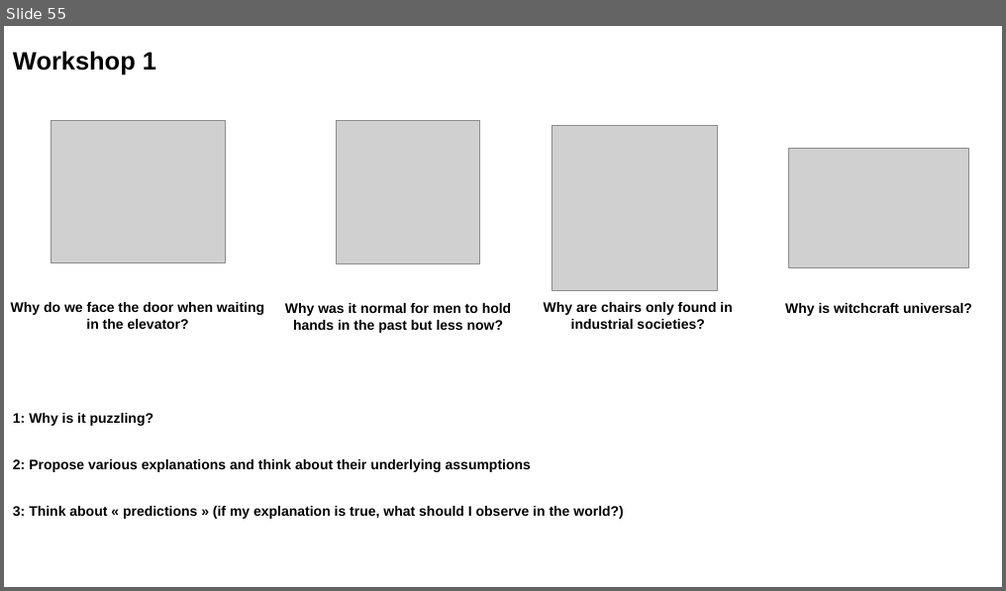
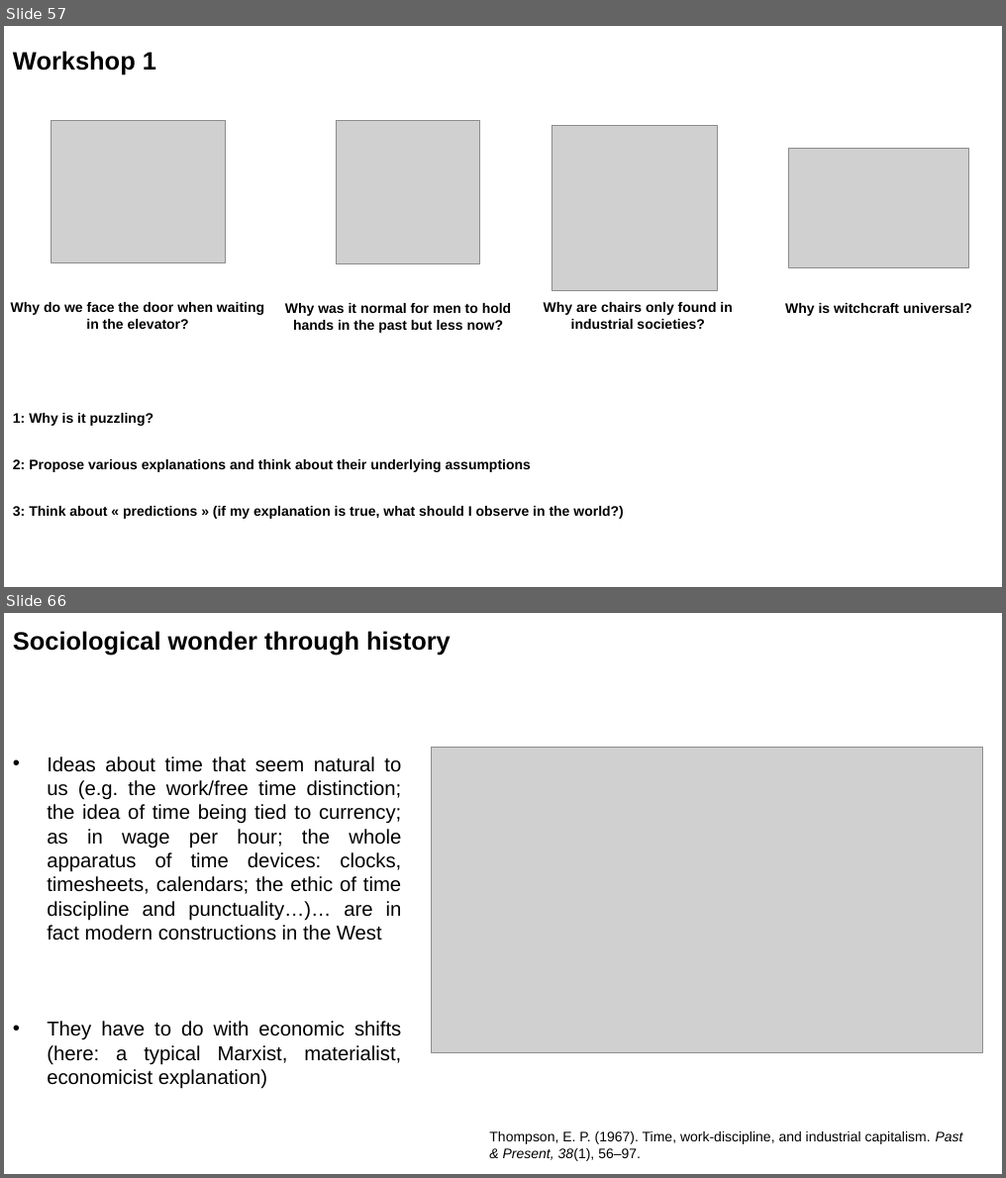
Before and after one commit to aminelasso/SOC501-2026, a slide deck: Week 1/Week 1.pptx. Shown one above the other, each under a label of ours: slide 55 before the commit, slides 57 and 66 after it; the slides between them are not shown. The pictures are 1006x591 and 1006x1178 pixels, drawn with LibreOffice and Linux fonts; fonts in the diff are those of the drawing; grey boxes stand for pictures. Boxes give left, top, right and bottom in pixels: in the first picture for what was removed or moved away, otherwise in the second. Text is boxed around its words. In the diff, an @@ line names an element or a change of style, - is before the commit and + after.

```diff
--- a/Week 1/Week 1.pptx
+++ b/Week 1/Week 1.pptx
@@ slide 66 added at bbox=[4, 613, 1002, 1174], background #FFFFFF @@
@@ text added at bbox=[13, 631, 450, 656], 20 pt, text #000000, bold @@
+Sociological wonder through history
@@ text added at bbox=[47, 757, 402, 941], 16 pt, text #000000 @@
+• Ideas about time that seem natural to us (e.g. the work/free time distinction; the idea of time being tied to currency; as in wage per hour; the whole apparatus of time devices: clocks, timesheets, calendars; the ethic of time discipline and punctuality…)… are in fact modern constructions in the West
@@ picture added at bbox=[431, 747, 983, 1054] @@
@@ text added at bbox=[47, 1021, 401, 1089], 16 pt, text #000000 @@
+• They have to do with economic shifts (here: a typical Marxist, materialist, economicist explanation)
@@ text added at bbox=[489, 1132, 963, 1161], 11 pt, text #000000 @@
+Thompson, E. P. (1967). Time, work-discipline, and industrial capitalism. Past & Present, 38(1), 56–97.
@@ what was slide 55 is now slide 57 @@
```
Also in this commit, not shown: 3 slides changed, 35 other slides added, 1 slide removed, 2 other files.
